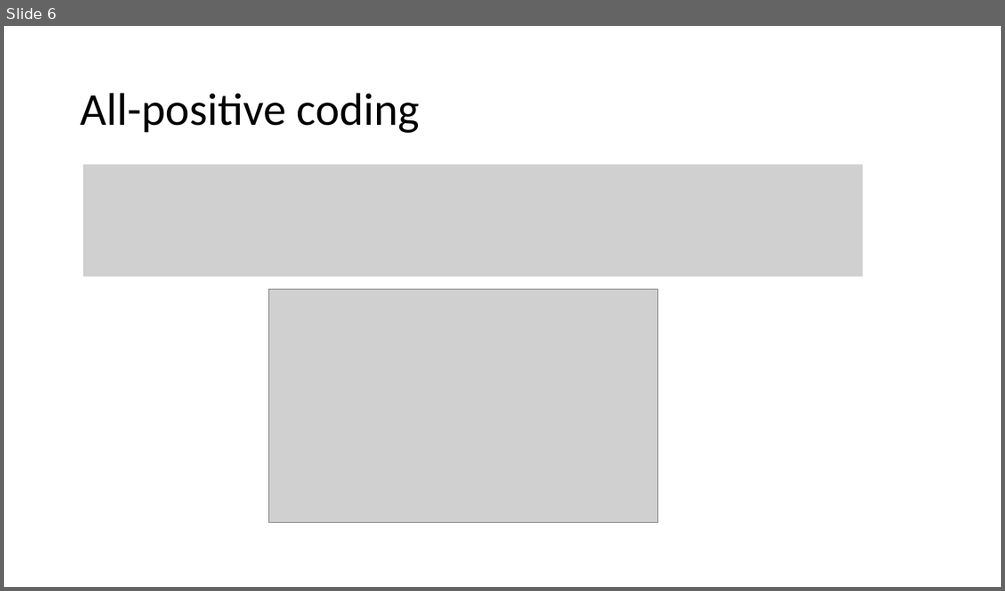
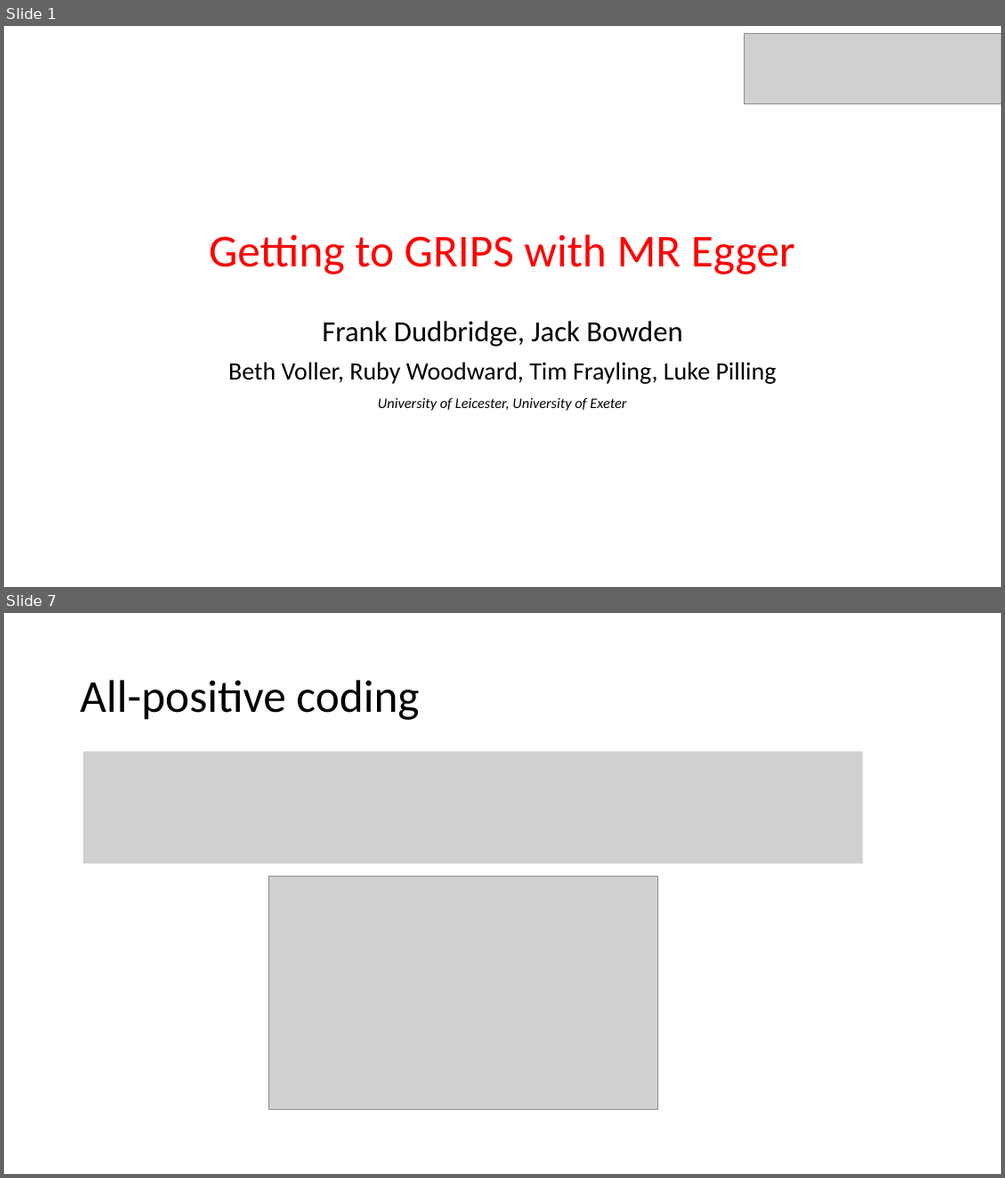
Before and after one commit to DudbridgeLab/mr-grip, a slide deck: GRIP.pptx. Shown one above the other, each under a label of ours: slide 6 before the commit, slides 1 and 7 after it; the slides between them are not shown. The pictures are 1005x591 and 1005x1178 pixels, drawn with LibreOffice and Linux fonts; fonts in the diff are those of the drawing; grey boxes stand for pictures. Boxes give left, top, right and bottom in pixels: in the first picture for what was removed or moved away, otherwise in the second. Text is boxed around its words. In the diff, an @@ line names an element or a change of style, - is before the commit and + after.

```diff
--- a/GRIP.pptx
+++ b/GRIP.pptx
@@ slide 1 added at (4,26,1001,587), background #FFFFFF @@
@@ picture added at (744,33,1001,103) @@
@@ title added at (209,234,795,274), 44 pt, text #FF0000 @@
+Getting to GRIPS with MR Egger
@@ subtitle added at (228,321,777,410), 24 pt, text #000000 @@
+Frank Dudbridge, Jack Bowden
+Beth Voller, Ruby Woodward, Tim Frayling, Luke Pilling
+University of Leicester, University of Exeter
@@ what was slide 6 is now slide 7 @@
```
Also in this commit, not shown: 7 slides changed, 7 other slides added, 5 slides removed, 1 other file.
